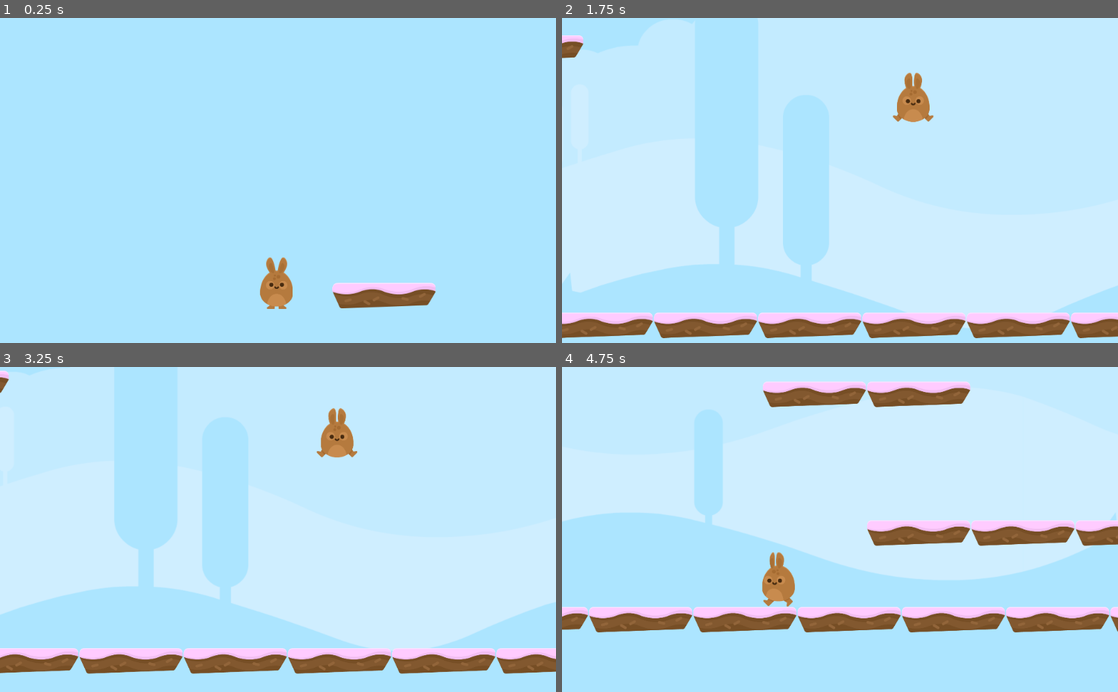
Above: before the commit, frames 1-4 (two rows, left to right).
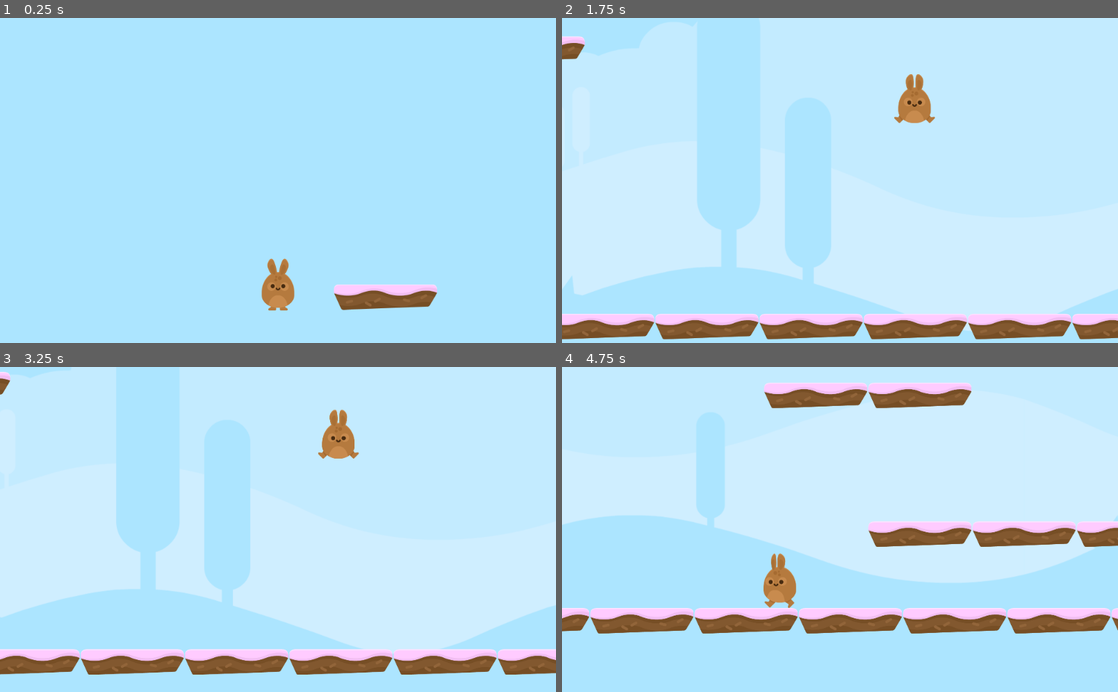
Above: after the commit, the same moments.

Repository: nemo-omen/godot-platformer
Game: Godot game, scene res://Scenes/Levels/Level1.tscn
The game is run twice, just before and just after one commit, with the same random seed, the same clock (stepped at 60 frames per second) and the same inputs.
Inputs:
- Up to frame 1 (0.25 s): no input
- Up to frame 2 (1.75 s): hold D (right) from 0.53 s (still down); tap W (jump) at 0.77, 1.52 s
- Up to frame 3 (3.25 s): release D (right) at 2.03 s; hold A (left) 2.03-2.78 s; hold D (right) from 2.78 s (still down); tap W (jump) at 3.02 s
- Up to frame 4 (4.75 s): tap W (jump) at 3.77, 4.52 s; release D (right) at 4.28 s; hold A (left) from 4.28 s (still down)

The runs differ from the first frame. In frame 1, 0.6% of the frame differs, in the area x 46-79%, y 73-90%; in frame 2, 3.1%; in frame 3, 3.1%; in frame 4, 4.2%, in the area x 0-100%, y 4-83%.

Commit message:
Peek done

Diff:
--- a/Player.gd
+++ b/Player.gd
@@ -44,14 +44,24 @@
 	emit_signal("animate", motion)
 
 func peek():
-	if Input.is_action_pressed("rightarrow"):
+	if Input.is_action_pressed("rightarrow") and not Input.is_action_pressed("downarrow") and not Input.is_action_pressed("uparrow"):
 		emit_signal("peek", "right")
-	elif Input.is_action_pressed("leftarrow"):
+	elif Input.is_action_pressed("leftarrow") and not Input.is_action_pressed("downarrow") and not Input.is_action_pressed("uparrow"):
 		emit_signal("peek", "left")
-	elif Input.is_action_pressed("uparrow"):
+	elif Input.is_action_pressed("uparrow") and not Input.is_action_pressed("rightarrow") and not Input.is_action_pressed("leftarrow"):
 		emit_signal("peek", "up")
-	elif Input.is_action_pressed("downarrow"):
+	elif Input.is_action_pressed("downarrow") and not Input.is_action_pressed("rightarrow") and not Input.is_action_pressed("leftarrow"):
 		emit_signal("peek", "down")
+	elif Input.is_action_pressed("rightarrow") and Input.is_action_pressed("downarrow"):
+		emit_signal("peek", "downright")
+	elif Input.is_action_pressed("rightarrow") and Input.is_action_pressed("uparrow"):
+		emit_signal("peek", "upright")
+	elif Input.is_action_pressed("leftarrow") and Input.is_action_pressed("downarrow"):
+		emit_signal("peek", "downleft")
+	elif Input.is_action_pressed("leftarrow") and Input.is_action_pressed("uparrow"):
+		emit_signal("peek", "upleft")
 
 func cam_reset():
-	emit_signal('camreset')
+	if is_on_floor():
+		if not Input.is_action_pressed("right") and not Input.is_action_pressed("left") and not Input.is_action_pressed("up") and not Input.is_action_pressed("down"):
+			emit_signal('camreset')
--- a/Scenes/Player/Camera2D.gd
+++ b/Scenes/Player/Camera2D.gd
@@ -1,5 +1,6 @@
 extends Camera2D
 
+const OFFSET_LIMIT = 200
 
 # Declare member variables here. Examples:
 # var a = 2
@@ -8,26 +9,49 @@
 
 # Called when the node enters the scene tree for the first time.
 func _on_Player_peek(direction):
+	peek(direction)
+
+func peek(direction):
 	if direction == "up":
-		if offset.y >= -160:
+		if (offset.y - 20) >= -OFFSET_LIMIT:
 			offset.y -= 20.0
+		else:
+			offset.y = -OFFSET_LIMIT
 	elif direction == "down":
-		if offset.y <= 160:
+		if (offset.y + 20) <= OFFSET_LIMIT:
 			offset.y += 20.0
+		else:
+			offset.y = OFFSET_LIMIT
 	elif direction == "left":
-		if offset.x >= -160:
+		if (offset.x - 20) >= -OFFSET_LIMIT:
 			offset.x -= 20.0
+		else:
+			offset.x = -OFFSET_LIMIT
 	elif direction == "right":
-		if offset.x <= 160:
+		if (offset.x + 20) <= OFFSET_LIMIT:
 			offset.x += 20.0
+		else:
+			offset.x = OFFSET_LIMIT
+	elif direction == "downright":
+		peek("down")
+		peek("right")
+	elif direction == "upright":
+		peek("up")
+		peek("right")
+	elif direction == "downleft":
+		peek("down")
+		peek("left")
+	elif direction == "upleft":
+		peek("up")
+		peek("left")
 
 func _on_Player_camreset():
-	if offset.y <= 0:
+	if offset.y < 0:
 		offset.y += 5
-	elif offset.y >= 0:
+	elif offset.y > 0:
 		offset.y -= 5
 
-	if offset.x <= 0:
+	if offset.x < 0:
 		offset.x += 5
-	elif offset.x >= 0:
+	elif offset.x > 0:
 		offset.x -= 5
